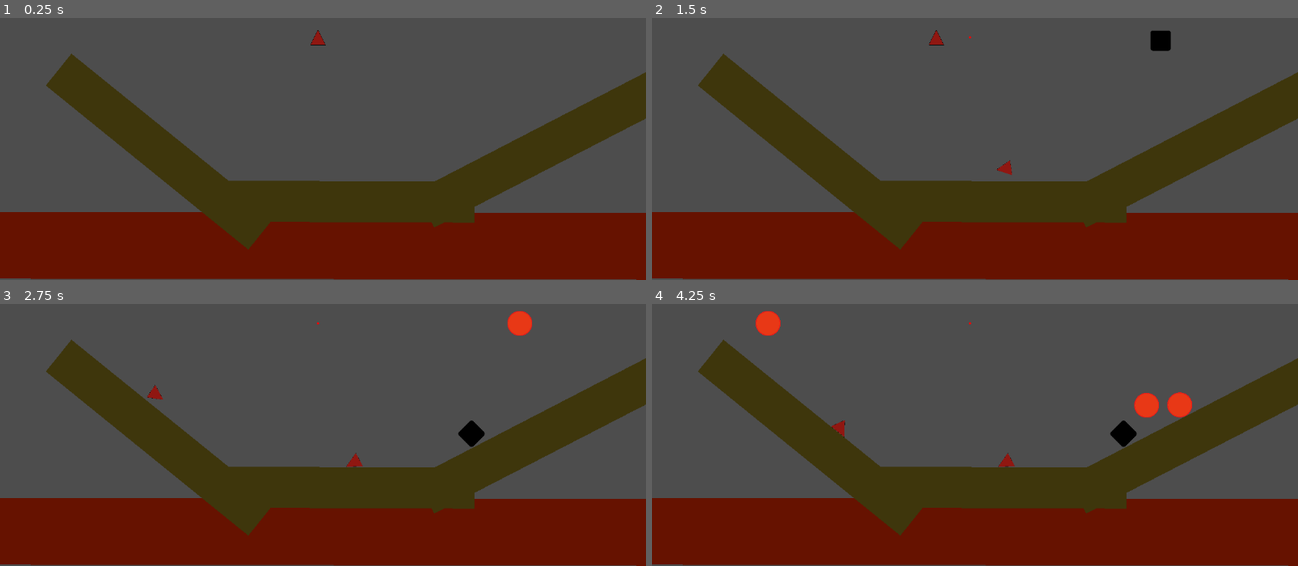
Above: before the commit, frames 1-4 (two rows, left to right).
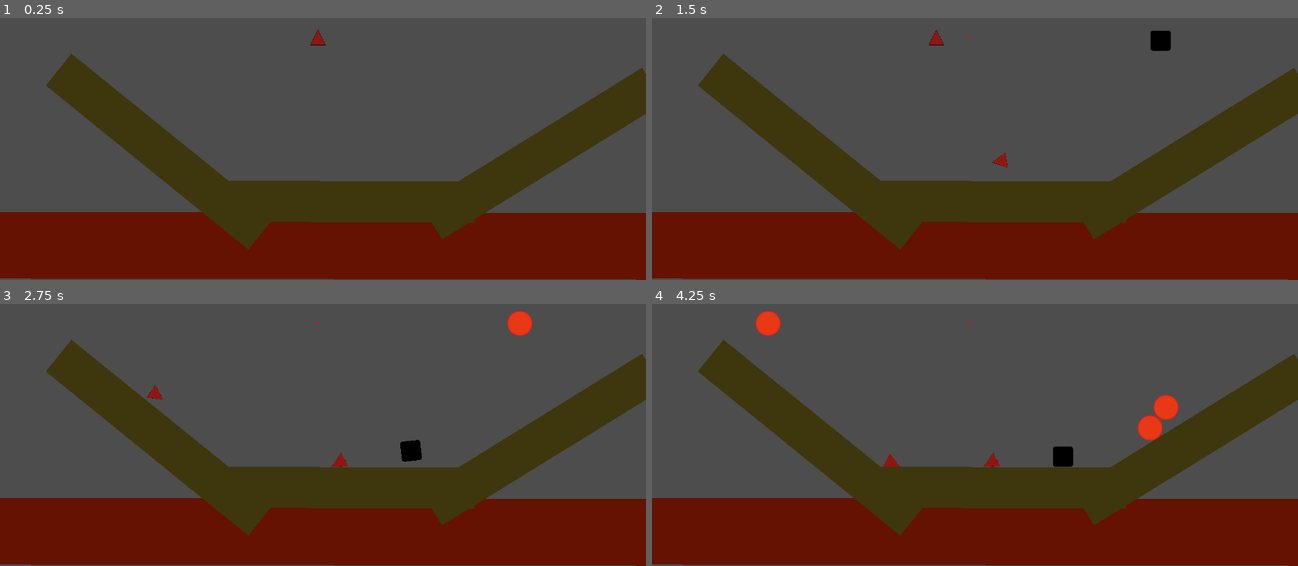
Above: after the commit, the same moments.

Repository: CodyI20/stacking-boxes
Game: Godot game, scene res://Scenes/game.tscn
Same seed, same stepped clock (60 frames per second), same inputs: the game is played once before the commit and once after it. The project has no main scene, so this scene is started directly. The engine's default icon, where the game draws it, is replaced by a stand-in: a white triangle on a blue panel in a dark square.
Inputs:
- Up to frame 1 (0.25 s): no input
- Up to frame 2 (1.5 s): tap Enter at 0.5 s; hold D (Right) 0.53-1.28 s; tap Space (Space) at 0.6, 1.35 s; hold A (Left) from 1.28 s (still down)
- Up to frame 3 (2.75 s): release A (Left) at 2.03 s; hold D (Right) from 2.03 s (still down); tap Space (Space) at 2.1 s
- Up to frame 4 (4.25 s): tap Space (Space) at 2.85, 3.6 s; release D (Right) at 3.53 s; hold A (Left) from 3.53 s (still down)

The runs differ from the first frame. In frame 1, 1.4% of the frame differs, in the area x 67-100%, y 19-85%; in frame 2, 1.5%; in frame 3, 2.0%; in frame 4, 3.0%, in the area x 27-100%, y 19-85%.

Commit message:
Improved object freezing
 - Created and implemented improved logic for freezing the object after it's finished simulating its physics and the velocity is extremely low

NOTE: THERE IS STILL A BUG WITH THE RIGHT TABLE WHICH STOPS THE OBJECT ALMOST INSTANTLY

Diff:
--- a/GDScripts/base_stackable_object.gd
+++ b/GDScripts/base_stackable_object.gd
@@ -25,6 +25,8 @@
 	global_position.x = clamp(global_position.x, 0, get_viewport_rect().size.x)
 
 func try_release_process() -> void:
+	if object_released == true:
+		return
 	if Input.is_action_just_pressed("Space"):
 		Events.object_released.emit(self)
 		freeze = false
@@ -45,6 +47,7 @@
 	if object != self:
 		return
 	object_entered_safe_area = true
+	#print_debug("ENTERED SAFE AREA")
 
 func on_object_left_safe_ground(object: Node2D) -> void:
 	if object != self:
@@ -54,14 +57,23 @@
 #region TURN STATIC LOGIC
 func make_static() -> void:
 	freeze = true
+	sleeping = true
+	lock_rotation = true
+	set_process(false)
+	#print_debug("KILLING PROCESS...")
 
 func freeze_object_process(delta: float) -> void:
 	if object_entered_safe_area == true:
-		timer += delta
+		#print_debug("SAFE AREA TRUE ... PROCEED TO FREEZING LOGIC")
+		if linear_velocity <= Vector2(0.001, 0.001) and angular_velocity <= 0.001:
+			#print_debug("SPEED IS LOW, FREEZING...")
+			timer += delta
+			if timer >= static_turn_time:
+				make_static()
+		else:
+			timer -= delta
 	else:
 		timer = 0.0
-	if timer >= static_turn_time and linear_velocity < Vector2(0.001, 0.001) and angular_velocity < 0.001:
-		make_static()
 #endregion
 
 func _process(delta: float) -> void:
--- a/Scenes/game.tscn
+++ b/Scenes/game.tscn
@@ -26,14 +26,16 @@
 
 [node name="TABLE" parent="." instance=ExtResource("2_rpkw3")]
 position = Vector2(420, 161)
+collision_mask = 2
 
 [node name="TABLE2" parent="." instance=ExtResource("2_rpkw3")]
 position = Vector2(352, 27)
 rotation = 0.677606
+collision_mask = 2
 
 [node name="TABLE3" parent="." instance=ExtResource("2_rpkw3")]
-position = Vector2(632, 197)
-rotation = -0.48015
+position = Vector2(619, 230)
+rotation = -0.556592
 
 [node name="StackableObjectSpawner" type="Node2D" parent="."]
 position = Vector2(567, 215)
